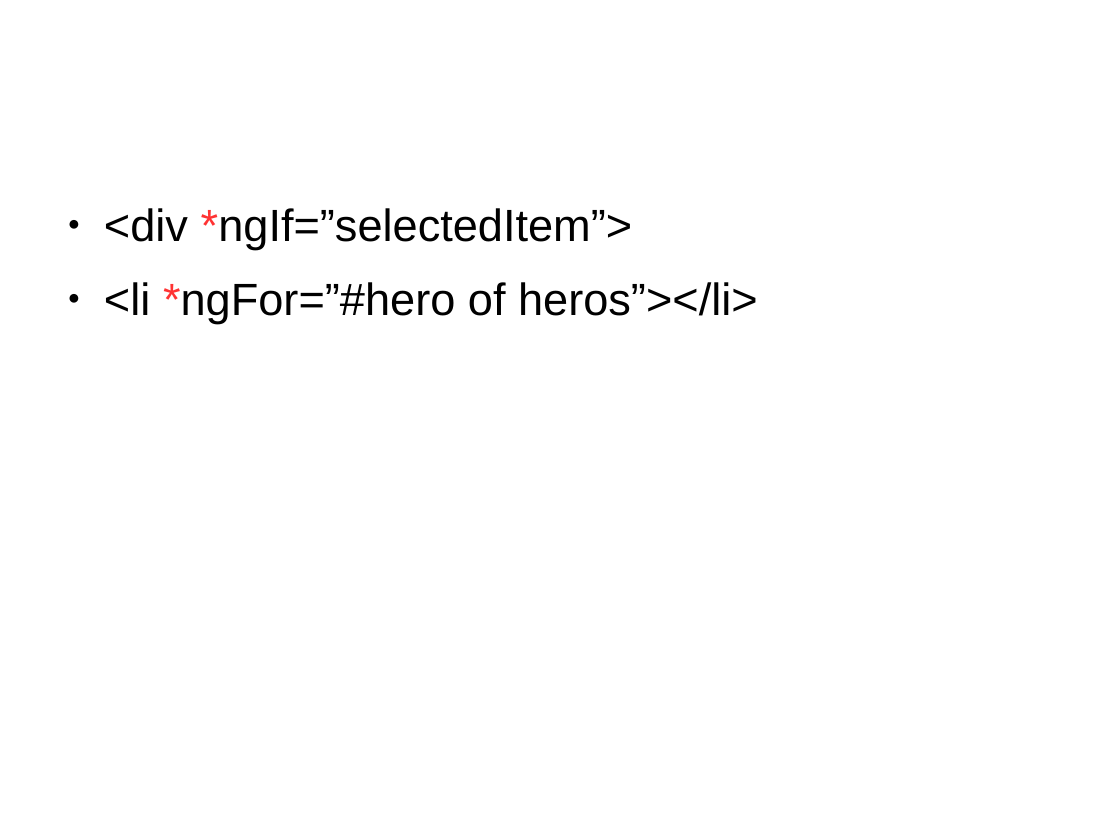
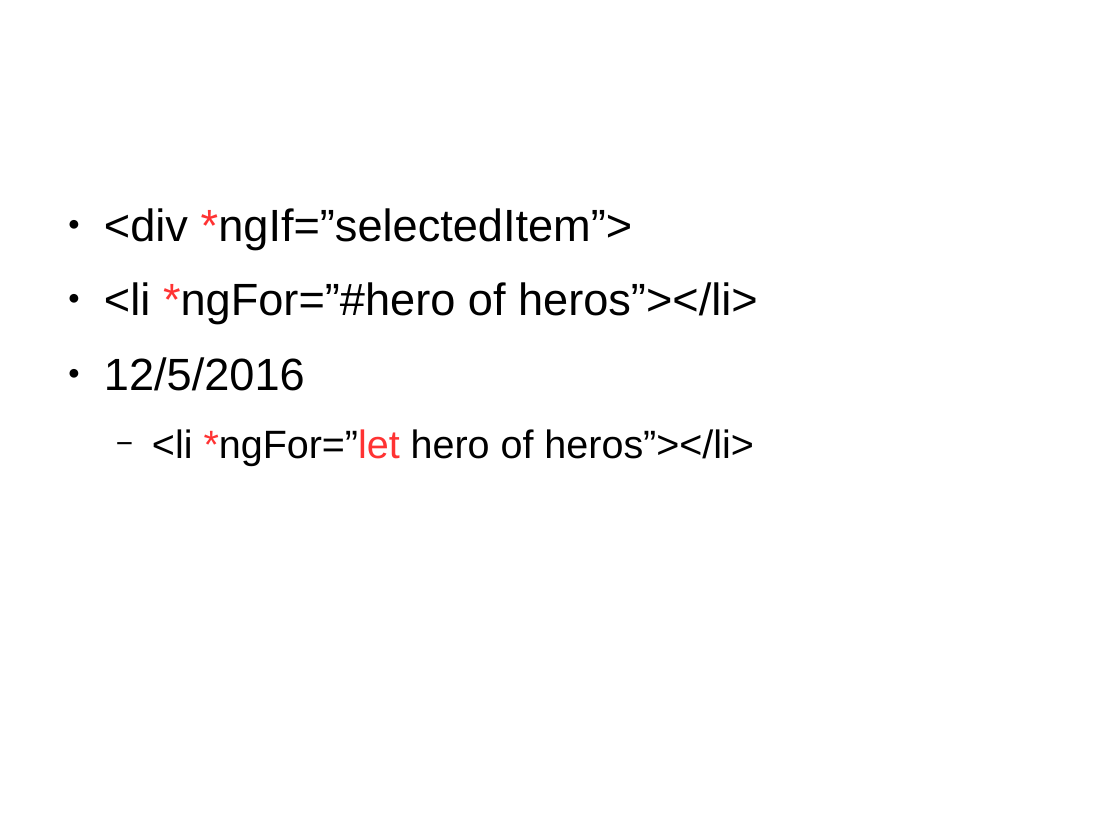
Before and after one commit to sallop/til, a slide deck: slide 15 of angular2入門.odp. Drawn at 1120x840 pixels with LibreOffice and Linux fonts; fonts in the diff are those of the drawing. Boxes give left, top, right and bottom in pixels: in the first picture for what was removed or moved away, otherwise in the second. Text is boxed around its words. In the diff, an @@ line names an element or a change of style, - is before the commit and + after.

Commit message:
become # to let

```diff
--- a/angular2入門.odp
+++ b/angular2入門.odp
@@ text at box(104, 357, 753, 466): paragraphs added @@
+● 12/5/2016
+  − <li *ngFor=”let hero of heros”></li>
```
